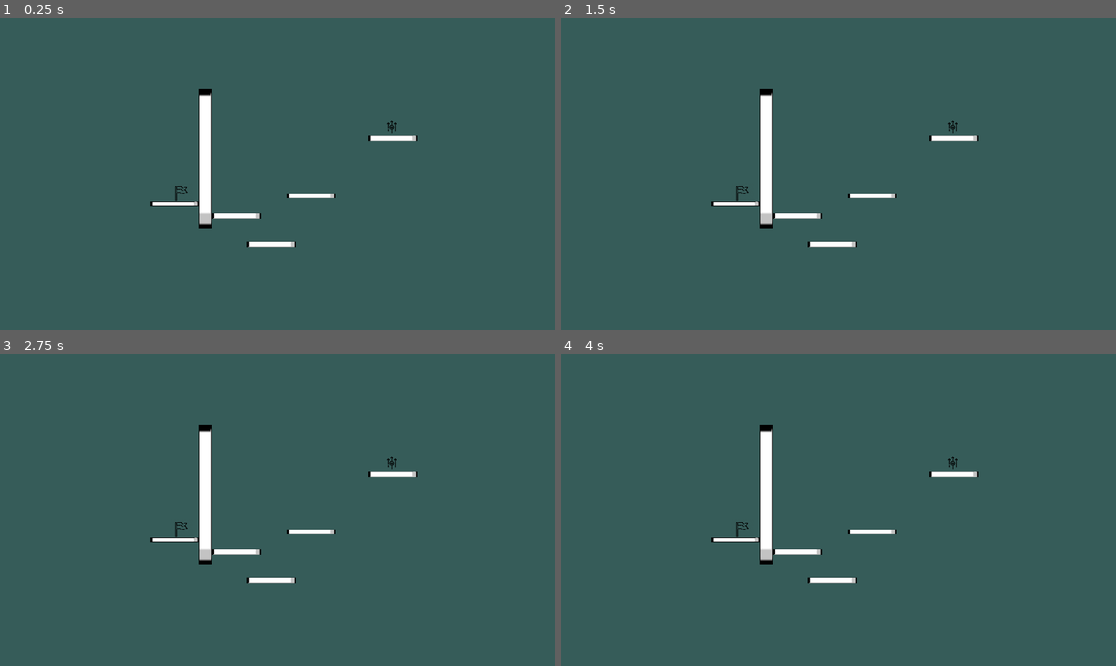
Above: before the commit, frames 1-4 (two rows, left to right).
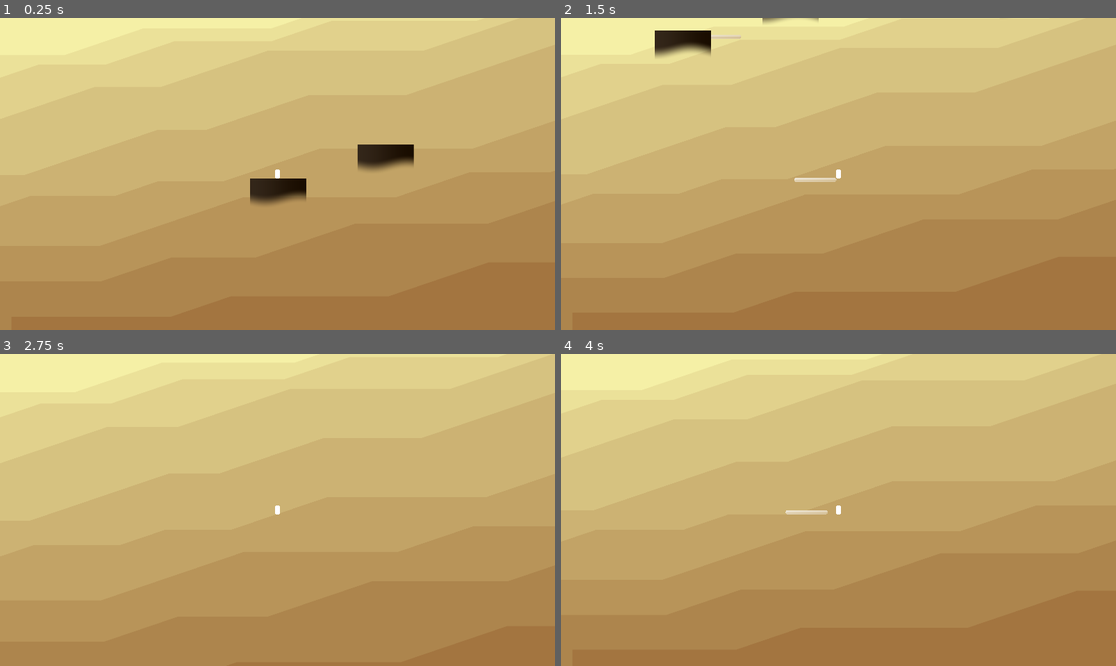
Above: after the commit, the same moments.

Repository: haikey-build/climb
Game: Godot game, scene res://level/desert_level.tscn
Two runs of this game, one before a commit and one after it. Both use one fixed random seed, a clock stepped at 60 frames per second and the inputs below. Before the commit the project starts from res://level/proto_level.tscn.
Inputs:
- Up to frame 1 (0.25 s): no input
- Up to frame 2 (1.5 s): tap Enter (ui_accept) at 0.5 s; hold D (right) from 0.53 s (still down); tap Q (recall_platform) at 0.6 s; tap W (jump) at 0.77, 1.07 s; tap S (set_platform) at 0.8, 1.35 s
- Up to frame 3 (2.75 s): tap W (jump) at 1.52, 1.82, 2.3 s; tap E (swap_platform_type) at 1.55, 2.1 s; tap Enter (ui_accept) at 2 s; release D (right) at 2.03 s; hold A (left) from 2.03 s (still down)
- Up to frame 4 (4 s): tap Enter (ui_accept) at 2.75, 3.5 s; release A (left) at 2.78 s; hold D (right) from 2.78 s (still down); tap W (jump) at 2.85, 3.02, 3.32, 3.77 s; tap Q (recall_platform) at 3.05, 3.6 s; tap S (set_platform) at 3.8 s

The runs differ from the first frame. In frame 1, 100% of the frame differs, in the area x 0-100%, y 0-100%; in frame 2, 100%; in frame 3, 100%; in frame 4, 100%.

Commit message:
desert background

Diff:
--- a/background/background_slice.gdshader
+++ b/background/background_slice.gdshader
@@ -6,7 +6,7 @@
 void fragment() {
     float running_a = 0.0;
     float running_b = 0.0;
-    float y = 1.0 - UV.y;
+    float y = 1.0 - UV.y * 2.0;
 
     for (int i = 0; i < 5; i++) {
         if (y > running_a) {
--- a/background/desert.gd
+++ /dev/null
@@ -1,43 +0,0 @@
-extends Node2D
-
-var rng = RandomNumberGenerator.new()
-
-@onready var slice_scene = preload("res://background/desert_slice.tscn")
-@onready var slices = []
-@onready var start_color = Color(1, 1, 0.7, 1)
-@onready var end_color = Color(.7, .6, 0.4, 1)
-
-func _ready():
-	for i in range(8):
-		var new_slice = slice_scene.instantiate()
-		add_child(new_slice)
-		_init_shader(new_slice)
-		new_slice.scale.x = 2800
-		new_slice.scale.y = 1400
-		new_slice.position = Vector2(i * 120, i * 100)
-		new_slice.move_to_front()
-
-		new_slice.modulate = start_color.lerp(end_color, i/8.0)
-
-		slices.push_back(new_slice)
-
-
-func _init_shader(slice):
-	var shader_material = ShaderMaterial.new()
-	shader_material.shader = slice.material.shader
-
-	var cutoffs = PackedVector2Array()
-	var offset_multipliers = PackedFloat32Array()
-
-	for i in range(5):
-		var random_x = rng.randf_range(0.05, 0.2)
-		var random_y = rng.randf_range(0.05, 0.2)
-		cutoffs.append(Vector2(random_x, random_y))
-
-		var random_multiplier = rng.randf_range(0.005, 0.05)
-		offset_multipliers.append(random_multiplier)
-
-	shader_material.set_shader_parameter("cutoffs", cutoffs)
-	shader_material.set_shader_parameter("offset_multipliers", offset_multipliers)
-
-	slice.material = shader_material
--- a/background/desert.tscn
+++ /dev/null
@@ -1,9 +0,0 @@
-[gd_scene load_steps=2 format=3 uid="uid://bkiupjnxtypyq"]
-
-[ext_resource type="Script" path="res://background/desert.gd" id="1_nfk8a"]
-
-[node name="Desert" type="Node2D"]
-script = ExtResource("1_nfk8a")
-
-[node name="Camera2D" type="Camera2D" parent="."]
-position = Vector2(745, 775)
--- /dev/null
+++ b/background/desert_background.gd
@@ -0,0 +1,73 @@
+extends Node2D
+
+var rng = RandomNumberGenerator.new()
+
+@onready var slice_scene = preload("res://background/desert_slice.tscn")
+@onready var slices = []
+@onready var start_color = Color(1, 1, 0.7, 1)
+@onready var end_color = Color(.6, .4, 0.2, 1)
+
+var yVal_queue = []
+var queue_size = 5  # Number of recent values to consider
+var negative_scale_factor = 0.3  # Scale factor for negative values
+
+func update_slices(yVal):
+	# Add new yVal to the queue
+	yVal_queue.push_back(yVal)
+
+	# Keep only the last 'queue_size' values
+	if yVal_queue.size() > queue_size:
+		yVal_queue.pop_front()
+
+	# Calculate the average of recent yVal values, with weaker negative values
+	var avg_yVal = 0.0
+	for val in yVal_queue:
+		if val > 0:
+			avg_yVal += val * negative_scale_factor
+		else:
+			avg_yVal += val
+	avg_yVal /= yVal_queue.size()
+
+	# Use the average value for updating slice positions
+	for i in range(10):
+		var offset = avg_yVal * i * i / 1000
+		if offset < 0:
+			offset *= negative_scale_factor
+		slices[i].position.y = slices[i].home_position.y + offset
+
+func _ready():
+	for i in range(10):
+		var new_slice = slice_scene.instantiate()
+		add_child(new_slice)
+		_init_shader(new_slice)
+		new_slice.scale.x = 2800
+		new_slice.scale.y = 1900
+		var pos = i * 120 - 5 * 120
+		new_slice.position = Vector2(pos, pos)
+		new_slice.home_position = Vector2(pos, pos)
+		new_slice.move_to_front()
+
+		new_slice.modulate = start_color.lerp(end_color, i/10.0)
+
+		slices.push_back(new_slice)
+
+
+func _init_shader(slice):
+	var shader_material = ShaderMaterial.new()
+	shader_material.shader = slice.material.shader
+
+	var cutoffs = PackedVector2Array()
+	var offset_multipliers = PackedFloat32Array()
+
+	for i in range(5):
+		var random_x = rng.randf_range(0.05, 0.2)
+		var random_y = rng.randf_range(0.05, 0.2)
+		cutoffs.append(Vector2(random_x, random_y))
+
+		var random_multiplier = rng.randf_range(0.01, 0.06)
+		offset_multipliers.append(random_multiplier)
+
+	shader_material.set_shader_parameter("cutoffs", cutoffs)
+	shader_material.set_shader_parameter("offset_multipliers", offset_multipliers)
+
+	slice.material = shader_material
--- /dev/null
+++ b/background/desert_background.tscn
@@ -0,0 +1,9 @@
+[gd_scene load_steps=2 format=3 uid="uid://bkiupjnxtypyq"]
+
+[ext_resource type="Script" path="res://background/desert_background.gd" id="1_2qye8"]
+
+[node name="DesertBackground" type="Node2D"]
+script = ExtResource("1_2qye8")
+
+[node name="Camera2D" type="Camera2D" parent="."]
+position = Vector2(745, 775)
--- /dev/null
+++ b/background/desert_slice.gd
@@ -0,0 +1,3 @@
+extends Sprite2D
+
+@onready var home_position
--- a/background/desert_slice.tscn
+++ b/background/desert_slice.tscn
@@ -1,9 +1,11 @@
-[gd_scene load_steps=3 format=3 uid="uid://cpwvdobiy534r"]
+[gd_scene load_steps=4 format=3 uid="uid://cpwvdobiy534r"]
 
 [ext_resource type="Material" uid="uid://bmbvt6lcg6esp" path="res://background/background_slice.tres" id="1_t5o1e"]
+[ext_resource type="Script" path="res://background/desert_slice.gd" id="2_x6twi"]
 
 [sub_resource type="CanvasTexture" id="CanvasTexture_mt8ll"]
 
 [node name="DesertSlice" type="Sprite2D"]
 material = ExtResource("1_t5o1e")
 texture = SubResource("CanvasTexture_mt8ll")
+script = ExtResource("2_x6twi")
--- /dev/null
+++ b/background/floating_platform.gd
@@ -0,0 +1,7 @@
+extends StaticBody2D
+
+
+@onready var _type = Climb.PlatformType.STANDARD
+
+func get_type():
+	return _type
--- a/background/floating_platform.gdshader
+++ b/background/floating_platform.gdshader
@@ -5,8 +5,8 @@
 uniform float wave_height : hint_range(0.0, 0.5) = 0.1;
 uniform float wave_frequency = 5.0;
 uniform float wave_speed = 1.0;
-uniform vec3 left_color : source_color = vec3(1.0, 1.0, 0.9);
-uniform vec3 right_color : source_color = vec3(0.9, 0.7, 0.6);
+uniform vec3 left_color : source_color = vec3(0.2, 0.15, 0.1);
+uniform vec3 right_color : source_color = vec3(0.1, 0.05, 0.0);
 
 void fragment() {
     vec2 uv = vec2(1.0, 1.0) - UV;
--- a/background/floating_platform.tres
+++ b/background/floating_platform.tres
@@ -9,5 +9,5 @@
 shader_parameter/wave_height = 0.1
 shader_parameter/wave_frequency = 5.0
 shader_parameter/wave_speed = 1.0
-shader_parameter/left_color = Color(1, 1, 0.9, 1)
-shader_parameter/right_color = Color(0.9, 0.7, 0.6, 1)
+shader_parameter/left_color = Color(0.2, 0.15, 0.1, 1)
+shader_parameter/right_color = Color(0.1, 0.05, 0, 1)
--- a/background/floating_platform.tscn
+++ b/background/floating_platform.tscn
@@ -1,6 +1,7 @@
-[gd_scene load_steps=4 format=3 uid="uid://dc2b421wo8kwx"]
+[gd_scene load_steps=5 format=3 uid="uid://dc2b421wo8kwx"]
 
 [ext_resource type="Material" uid="uid://be0dl4seydhre" path="res://background/floating_platform.tres" id="1_dn8m7"]
+[ext_resource type="Script" path="res://background/floating_platform.gd" id="1_wbudu"]
 
 [sub_resource type="RectangleShape2D" id="RectangleShape2D_jibag"]
 size = Vector2(97.1843, 50.2722)
@@ -9,6 +10,7 @@
 
 [node name="FloatingPlatform" type="StaticBody2D"]
 scale = Vector2(2, 1)
+script = ExtResource("1_wbudu")
 
 [node name="CollisionShape2D" type="CollisionShape2D" parent="."]
 position = Vector2(-0.127989, -24.8639)
--- /dev/null
+++ b/char/desert_char.gd
@@ -0,0 +1,55 @@
+extends CharacterBody2D
+
+signal set_platform_attempted(pos, type)
+signal recall_platform_attempted()
+
+@onready var FPS = 60
+@onready var WALK_SPEED = 200
+@onready var _current_selected_platform_type = Climb.PlatformType.STANDARD
+@onready var _type_standing_on = Climb.PlatformType.STANDARD
+@onready var _background = $DesertBackground
+
+
+func _cycle_platform_type():
+	match _current_selected_platform_type:
+		Climb.PlatformType.STANDARD:
+			_current_selected_platform_type = Climb.PlatformType.HIGH_JUMP
+		Climb.PlatformType.HIGH_JUMP:
+			_current_selected_platform_type = Climb.PlatformType.BREAKABLE
+		Climb.PlatformType.BREAKABLE:
+			_current_selected_platform_type = Climb.PlatformType.STANDARD
+
+
+func _physics_process(delta):
+	if Input.is_action_pressed("quit"):
+		get_tree().quit()
+	if Input.is_action_pressed("left"):
+		velocity.x -= delta * FPS * WALK_SPEED
+	if Input.is_action_pressed("right"):
+		velocity.x += delta * FPS * WALK_SPEED
+	if Input.is_action_just_pressed("jump") and is_on_floor():
+		velocity.y -= 1500
+		if _type_standing_on == Climb.PlatformType.HIGH_JUMP:
+			velocity.y -= 800
+	if Input.is_action_just_pressed("set_platform"):
+		set_platform_attempted.emit(position, _current_selected_platform_type)
+	if Input.is_action_just_pressed("recall_platform"):
+		recall_platform_attempted.emit()
+	if Input.is_action_just_pressed("swap_platform_type"):
+		_cycle_platform_type()
+
+	velocity.x *= 0.75
+	velocity.y += 5000 * delta
+
+	velocity.x = clamp(velocity.x, -1000, 1000)
+	velocity.y = clamp(velocity.y, -5000, 5000)
+
+	move_and_slide()
+
+	var collision = get_slide_collision(0)
+	if collision != null:
+		_type_standing_on = collision.get_collider().get_type()
+	else:
+		_type_standing_on = Climb.PlatformType.NOTHING
+
+	_background.update_slices(velocity.y)
--- /dev/null
+++ b/char/desert_char.tscn
@@ -0,0 +1,26 @@
+[gd_scene load_steps=5 format=3 uid="uid://blubiq053mo8n"]
+
+[ext_resource type="Script" path="res://char/desert_char.gd" id="1_230j0"]
+[ext_resource type="PackedScene" uid="uid://bkiupjnxtypyq" path="res://background/desert_background.tscn" id="3_4h6ug"]
+
+[sub_resource type="CapsuleShape2D" id="CapsuleShape2D_trj2w"]
+radius = 9.0
+height = 32.0
+
+[sub_resource type="CapsuleMesh" id="CapsuleMesh_nglbd"]
+
+[node name="DesertChar" type="CharacterBody2D"]
+script = ExtResource("1_230j0")
+
+[node name="CollisionShape2D" type="CollisionShape2D" parent="."]
+shape = SubResource("CapsuleShape2D_trj2w")
+
+[node name="Camera2D" type="Camera2D" parent="."]
+
+[node name="DesertBackground" parent="." instance=ExtResource("3_4h6ug")]
+z_index = -1
+
+[node name="MeshInstance2D" type="MeshInstance2D" parent="."]
+position = Vector2(0, 1.49011e-06)
+scale = Vector2(18, 16)
+mesh = SubResource("CapsuleMesh_nglbd")
--- a/char/proto_char.tscn
+++ b/char/proto_char.tscn
@@ -26,6 +26,7 @@
 texture = ExtResource("2_xpm66")
 
 [node name="StandardNumber" type="Label" parent="."]
+visible = false
 offset_left = -343.0
 offset_top = -523.0
 offset_right = -277.0
@@ -34,6 +35,7 @@
 label_settings = SubResource("LabelSettings_536hn")
 
 [node name="HighJumpNumber" type="Label" parent="."]
+visible = false
 offset_left = -254.0
 offset_top = -525.0
 offset_right = -157.0
@@ -42,6 +44,7 @@
 label_settings = SubResource("LabelSettings_md43n")
 
 [node name="BreakableNumber" type="Label" parent="."]
+visible = false
 offset_left = -170.0
 offset_top = -525.0
 offset_right = -73.0
--- /dev/null
+++ b/level/blocks/placed_platform.gdshader
@@ -0,0 +1,10 @@
+shader_type canvas_item;
+
+uniform vec4 top_left_color = vec4(1.0, 1.0, 1.0, 1.0);
+uniform vec4 bottom_right_color = vec4(0.8, 0.7, 0.5, 1.0);
+
+void fragment() {
+    vec2 t = UV;
+    vec4 gradient_color = mix(top_left_color, bottom_right_color, (t.x + t.y) / 2.0);
+    COLOR = gradient_color;
+}
--- /dev/null
+++ b/level/blocks/placed_platform.tres
@@ -0,0 +1,8 @@
+[gd_resource type="ShaderMaterial" load_steps=2 format=3 uid="uid://ctk2r7qjsuf0l"]
+
+[ext_resource type="Shader" path="res://level/blocks/placed_platform.gdshader" id="1_digfq"]
+
+[resource]
+shader = ExtResource("1_digfq")
+shader_parameter/top_left_color = Vector4(1, 1, 1, 1)
+shader_parameter/bottom_right_color = Vector4(0.8, 0.7, 0.5, 1)
--- /dev/null
+++ b/level/blocks/standard_placed_plat.gd
@@ -0,0 +1,15 @@
+extends StaticBody2D
+
+@onready var _type = Climb.PlatformType.STANDARD
+
+func setup(type):
+	_type = type
+	match _type:
+		Climb.PlatformType.HIGH_JUMP:
+			modulate = Color(1,1,0)
+		Climb.PlatformType.BREAKABLE:
+			modulate = Color(0,1,0)
+
+
+func get_type():
+	return _type
--- /dev/null
+++ b/level/blocks/standard_placed_plat.tscn
@@ -0,0 +1,27 @@
+[gd_scene load_steps=5 format=3 uid="uid://bmixjtdboilj1"]
+
+[ext_resource type="Script" path="res://level/blocks/standard_placed_plat.gd" id="1_xxjvq"]
+[ext_resource type="Material" uid="uid://ctk2r7qjsuf0l" path="res://level/blocks/placed_platform.tres" id="2_jbrda"]
+
+[sub_resource type="CapsuleMesh" id="CapsuleMesh_738e3"]
+radius = 0.28
+height = 7.038
+rings = 10
+
+[sub_resource type="CapsuleShape2D" id="CapsuleShape2D_f3oma"]
+radius = 6.0
+height = 146.0
+
+[node name="StandardPlacedPlat" type="StaticBody2D"]
+script = ExtResource("1_xxjvq")
+
+[node name="MeshInstance2D" type="MeshInstance2D" parent="."]
+material = ExtResource("2_jbrda")
+position = Vector2(-0.0467601, -0.0787504)
+rotation = 1.5708
+scale = Vector2(23.376, 20.77)
+mesh = SubResource("CapsuleMesh_738e3")
+
+[node name="CollisionShape2D" type="CollisionShape2D" parent="."]
+rotation = 1.5708
+shape = SubResource("CapsuleShape2D_f3oma")
--- /dev/null
+++ b/level/desert_level.gd
@@ -0,0 +1,10 @@
+extends Node2D
+
+@onready var _placed_platform_scene = preload("res://level/blocks/standard_placed_plat.tscn")
+@onready var _platforms = []
+
+func _on_desert_char_set_platform_attempted(pos, type):
+	var new_platform = _placed_platform_scene.instantiate()
+	new_platform.position = Vector2(pos.x, pos.y + 30)
+	add_child(new_platform)
+	_platforms.push_back(new_platform)
--- /dev/null
+++ b/level/desert_level.tscn
@@ -0,0 +1,23 @@
+[gd_scene load_steps=4 format=3 uid="uid://cl7q5ig7ld66d"]
+
+[ext_resource type="Script" path="res://level/desert_level.gd" id="1_0mk17"]
+[ext_resource type="PackedScene" uid="uid://dc2b421wo8kwx" path="res://background/floating_platform.tscn" id="1_fk405"]
+[ext_resource type="PackedScene" uid="uid://blubiq053mo8n" path="res://char/desert_char.tscn" id="2_3cbxh"]
+
+[node name="DesertLevel" type="Node2D"]
+script = ExtResource("1_0mk17")
+
+[node name="FloatingPlatform" parent="." instance=ExtResource("1_fk405")]
+z_index = 2
+position = Vector2(-2, 139)
+
+[node name="FloatingPlatform2" parent="." instance=ExtResource("1_fk405")]
+position = Vector2(370, 21)
+
+[node name="DesertChar" parent="." instance=ExtResource("2_3cbxh")]
+position = Vector2(-4, -58)
+
+[node name="FloatingPlatform3" parent="." instance=ExtResource("1_fk405")]
+position = Vector2(1191, 1)
+
+[connection signal="set_platform_attempted" from="DesertChar" to="." method="_on_desert_char_set_platform_attempted"]
--- a/project.godot
+++ b/project.godot
@@ -11,7 +11,7 @@
 [application]
 
 config/name="Climb"
-run/main_scene="res://level/proto_level.tscn"
+run/main_scene="res://level/desert_level.tscn"
 config/features=PackedStringArray("4.2", "Forward Plus")
 config/icon="res://icon.svg"
 
Not shown, added: level/desC423.tmp
